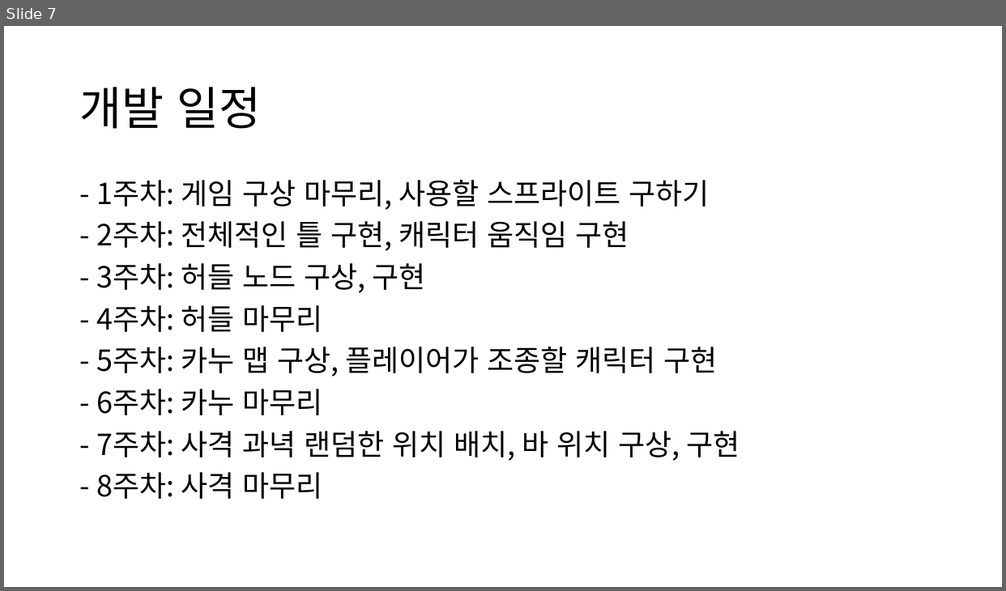
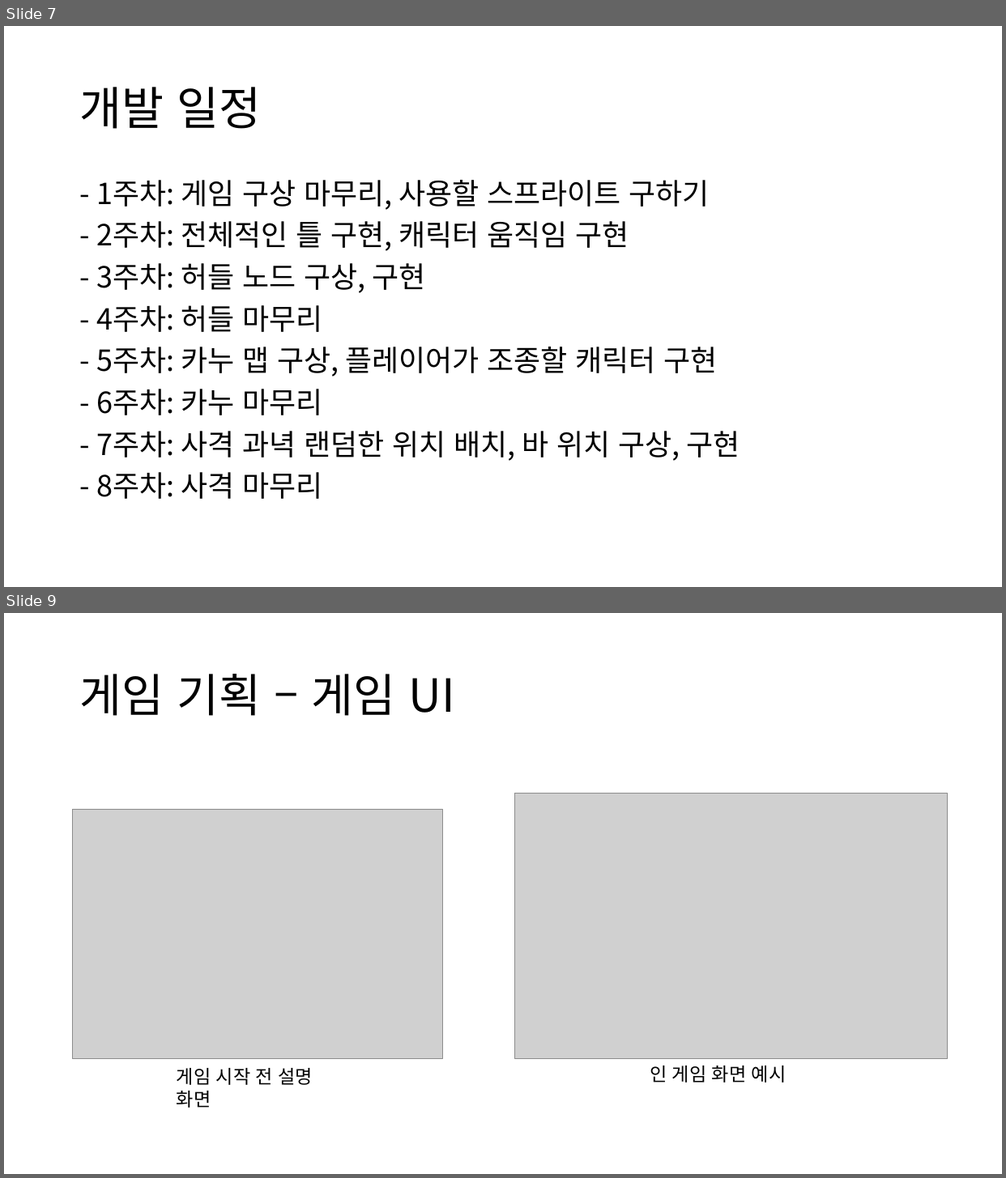
Before and after one commit to Rungbam/Project, a slide deck: 프로젝트.pptx. Shown one above the other, each under a label of ours: slide 7 before the commit, slides 7 and 9 after it; the slides between them are not shown. The pictures are 1006x591 and 1006x1178 pixels, drawn with LibreOffice and Linux fonts; fonts in the diff are those of the drawing; grey boxes stand for pictures. Boxes give left, top, right and bottom in pixels: in the first picture for what was removed or moved away, otherwise in the second. Text is boxed around its words. In the diff, an @@ line names an element or a change of style, - is before the commit and + after.

Commit message:
게임 기획 부분 추가

```diff
--- a/프로젝트.pptx
+++ b/프로젝트.pptx
@@ slide 9 added at bbox=[4, 613, 1002, 1174], background #FFFFFF @@
@@ title added at bbox=[80, 674, 455, 716], 44 pt, text #000000 @@
+게임 기획 – 게임 UI
@@ picture added at bbox=[515, 793, 948, 1059] @@
@@ picture added at bbox=[73, 809, 443, 1059] @@
@@ text added at bbox=[177, 1068, 313, 1108], 18 pt, text #000000 @@
+게임 시작 전 설명 화면
@@ text added at bbox=[650, 1066, 786, 1083], 18 pt, text #000000 @@
+인 게임 화면 예시
```
Also in this commit, not shown: 6 other slides added.
